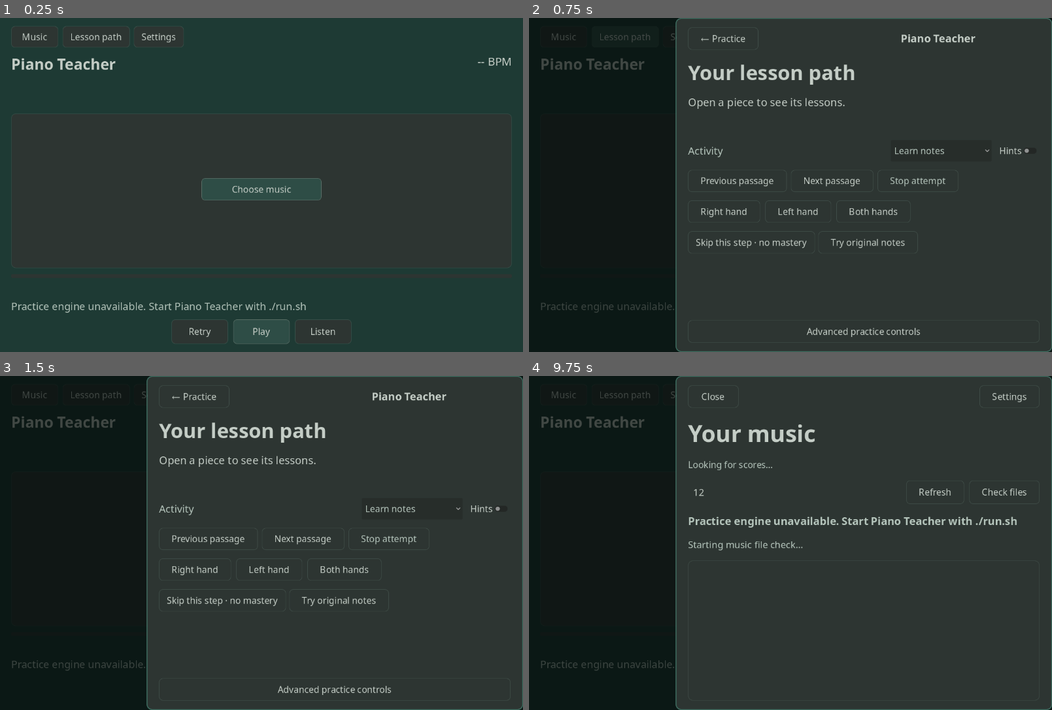
Above: before the commit, frames 1-4 (two rows, left to right).
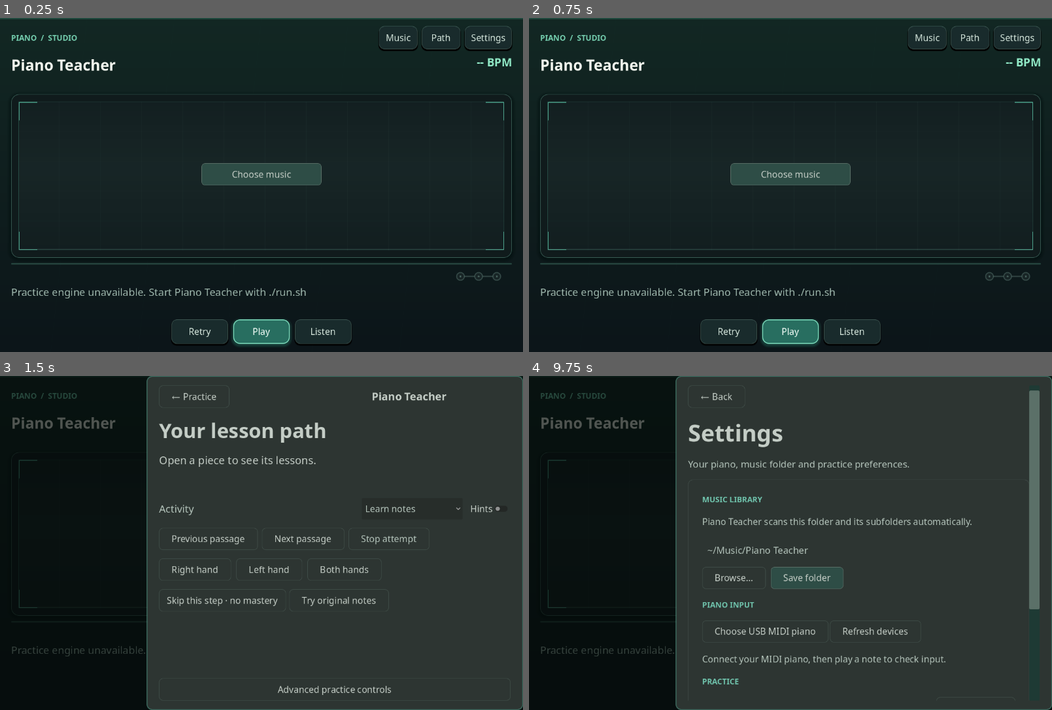
Above: after the commit, the same moments.

Repository: tpepels/piano_teacher
Game: Godot game, scene res://main.tscn
The game is run twice, just before and just after one commit, with the same random seed, the same clock (stepped at 60 frames per second) and the same inputs.
Inputs (mouse positions are in pixels of both pictures, inside the frame that each line leads up to):
- Up to frame 1 (0.25 s): no input
- Up to frame 2 (0.75 s): click (623, 38) at 0.5 s, where only the run before the commit has a clickable "Lesson path"
- Up to frame 3 (1.5 s): click (439, 396) at 1.25 s, where only the run after the commit has a clickable "Path"
- Up to frame 4 (9.75 s): click "Retry" at 2 s; click "Retry" at 2.75 s; click "Retry" at 3.5 s; click "Play" at 4.25 s; click "Play" at 5 s; click "Listen" at 5.75 s; click "Music" at 6.5 s; click (795, 492) at 7.27 s; type "12" at 7.35 s; click "Refresh" at 8 s; click "Check files" at 8.75 s; click "Settings" at 9.5 s

The runs differ from the first frame. In frame 1, 53% of the frame differs, in the area x 0-100%, y 2-100%; in frame 2, 53%; in frame 3, 0.7%; in frame 4, 5.6%.

Commit message:
Redesign practice as immersive piano game HUD with tactile transport, illuminated score and streak indicators

Diff:
--- a/godot/main.gd
+++ b/godot/main.gd
@@ -13,6 +13,9 @@
 const ChallengeFlow := preload("res://challenge_flow.gd")
 const LivingScore := preload("res://living_score.gd")
 const HintKeyboard := preload("res://hint_keyboard.gd")
+const GameBackdrop := preload("res://game_backdrop.gd")
+const GameStage := preload("res://game_stage.gd")
+const GameStreak := preload("res://game_streak.gd")
 
 var current_screen := "practice"
 var settings_return_screen := "practice"
@@ -39,6 +42,9 @@
 var practice_settings_button: Button
 var practice_navigation: HFlowContainer
 var practice_header: HBoxContainer
+var game_brand: Label
+var game_stage: Control
+var game_streak: Control
 var score_status_panel: CenterContainer
 var score_status_label: Label
 var score_retry_button: Button
@@ -475,8 +481,52 @@
     button.add_theme_color_override("font_disabled_color", MUTED)
     button.set_meta("ui_font_base", 15)
     button.add_theme_font_size_override("font_size", _ui_font(15))
+    button.mouse_default_cursor_shape = Control.CURSOR_POINTING_HAND
     button.pressed.connect(callback)
     return button
+
+
+func _game_button(button: Button, central := false) -> void:
+    # Buttons on the piano stage are instrument controls rather than
+    # generic form submissions. Keep a fixed tactile vocabulary.
+    button.add_theme_font_size_override("font_size", _ui_font(17 if central else 15))
+    var normal := StyleBoxFlat.new()
+    normal.bg_color = Color("#286E60") if central else Color("#192B2C")
+    normal.set_corner_radius_all(15 if central else 12)
+    normal.set_content_margin_all(12)
+    normal.set_border_width_all(2 if central else 1)
+    normal.border_color = Color("#8CF4D0", .90) if central else Color("#668C82", .55)
+    normal.shadow_color = Color("#3ABF9D", .22) if central else Color.BLACK
+    normal.shadow_size = 7 if central else 2
+    normal.shadow_offset = Vector2(0, 3)
+    button.add_theme_stylebox_override("normal", normal)
+    var hover := normal.duplicate() as StyleBoxFlat
+    hover.bg_color = Color("#378F76") if central else Color("#244340")
+    hover.border_color = Color("#B5FFE0")
+    hover.shadow_size = 12 if central else 4
+    button.add_theme_stylebox_override("hover", hover)
+    var pressed := normal.duplicate() as StyleBoxFlat
+    pressed.bg_color = Color("#205D53") if central else Color("#203733")
+    pressed.shadow_size = 0
+    pressed.shadow_offset = Vector2.ZERO
+    button.add_theme_stylebox_override("pressed", pressed)
+    var disabled := normal.duplicate() as StyleBoxFlat
+    disabled.bg_color = Color("#172324")
+    disabled.border_color = Color("#456059", .3)
+    disabled.shadow_size = 0
+    button.add_theme_stylebox_override("disabled", disabled)
+    var focus := normal.duplicate() as StyleBoxFlat
+    focus.bg_color = Color.TRANSPARENT
+    focus.border_color = Color("#D6FFE8")
+    focus.set_border_width_all(2)
+    focus.shadow_size = 0
+    button.add_theme_stylebox_override("focus", focus)
+    button.add_theme_color_override("font_color", Color("#F4FFF9") if central else Color("#D6E7DD"))
+    button.add_theme_color_override("font_hover_color", Color.WHITE)
+    button.add_theme_color_override("font_pressed_color", Color.WHITE)
+    button.add_theme_color_override("font_disabled_color", Color("#748B82"))
+    button.clip_text = false
+
 
 func _screen(name: String) -> MarginContainer:
     var panel := MarginContainer.new()
@@ -610,10 +660,8 @@
 func _build_interface() -> void:
     theme = Design.create()
     theme.default_font_size = _ui_font(16)
-    var background := ColorRect.new()
-    background.color = PAPER
+    var background := GameBackdrop.new()
     background.set_anchors_and_offsets_preset(Control.PRESET_FULL_RECT)
-    background.mouse_filter = Control.MOUSE_FILTER_IGNORE
     add_child(background)
 
     # Home: a title, one recent piece and two decisions, with ample whitespace.
@@ -797,7 +845,7 @@
     # Practice: standard engraving remains the central and dominant element.
     var practice_page := _screen("Practice")
     screens["practice"] = practice_page
-    var practice_layout := _stack(19)
+    var practice_layout := _stack(12)
     practice_layout_box = practice_layout
     practice_page.add_child(practice_layout)
     # Navigation and lesson metadata are separate rows. A long title or
@@ -807,9 +855,15 @@
     practice_navigation.add_theme_constant_override("v_separation", 8)
     practice_navigation.size_flags_horizontal = Control.SIZE_EXPAND_FILL
     practice_layout.add_child(practice_navigation)
+    game_brand = _label("PIANO  /  STUDIO", 13, Color("#75CEAF"), true)
+    game_brand.custom_minimum_size = Vector2(210, 42)
+    game_brand.size_flags_horizontal = Control.SIZE_EXPAND_FILL
+    game_brand.vertical_alignment = VERTICAL_ALIGNMENT_CENTER
+    practice_navigation.add_child(game_brand)
     practice_music_button = _button("Music", func(): _navigate("library"))
     practice_music_button.tooltip_text = "Choose a piece · Escape"
     practice_navigation.add_child(practice_music_button)
+    _game_button(practice_music_button)
     mode_choice = OptionButton.new()
     mode_choice.disabled = true
     mode_choice.fit_to_longest_item = false
@@ -829,9 +883,13 @@
     hints_toggle.tooltip_text = "Keep key hints visible while learning notes"
     hints_toggle.toggled.connect(func(enabled: bool): _send_action({"action":"hints", "enabled":enabled}))
     # Teaching hints are controlled in Lesson Path.
-    practice_navigation.add_child(_button("Lesson path", func(): _navigate("lesson")))
+    var path_button := _button("Path", func(): _navigate("lesson"))
+    path_button.tooltip_text = "Learning stages and advanced practice"
+    practice_navigation.add_child(path_button)
+    _game_button(path_button)
     practice_settings_button = _button("Settings", func(): _navigate("settings"))
     practice_navigation.add_child(practice_settings_button)
+    _game_button(practice_settings_button)
 
     practice_header = HBoxContainer.new()
     practice_header.add_theme_constant_override("separation", 20)
@@ -839,7 +897,7 @@
     var heading := _stack(2)
     heading.size_flags_horizontal = Control.SIZE_EXPAND_FILL
     practice_header.add_child(heading)
-    title_label = _label("Piano Teacher", 27, INK, true)
+    title_label = _label("Piano Teacher", 27, Color("#F3F7EF"), true)
     title_label.autowrap_mode = TextServer.AUTOWRAP_OFF
     title_label.clip_text = true
     title_label.text_overrun_behavior = TextServer.OVERRUN_TRIM_ELLIPSIS
@@ -852,7 +910,7 @@
     tempo.custom_minimum_size = Vector2(190, 0)
     tempo.size_flags_horizontal = Control.SIZE_SHRINK_END
     practice_header.add_child(tempo)
-    speed_label = _label("-- BPM", 20, INK)
+    speed_label = _label("-- BPM", 20, Color("#90E9C6"), true)
     speed_label.autowrap_mode = TextServer.AUTOWRAP_OFF
     speed_label.horizontal_alignment = HORIZONTAL_ALIGNMENT_RIGHT
     tempo.add_child(speed_label)
@@ -860,9 +918,8 @@
     hand_label.autowrap_mode = TextServer.AUTOWRAP_OFF
     hand_label.horizontal_alignment = HORIZONTAL_ALIGNMENT_RIGHT
     tempo.add_child(hand_label)
-    lesson_info_label = _label("", 17, INK)
+    lesson_info_label = _label("", 16, Color("#A9C2B7"))
     lesson_info_label.autowrap_mode = TextServer.AUTOWRAP_WORD_SMART
-    practice_layout.add_child(lesson_info_label)
     practice_stage_bar = HFlowContainer.new()
     practice_stage_bar.add_theme_constant_override("h_separation", 10)
     practice_stage_bar.add_theme_constant_override("v_separation", 6)
@@ -882,6 +939,16 @@
     practice_playback_banner.autowrap_mode = TextServer.AUTOWRAP_WORD_SMART
     practice_playback_banner.mouse_filter = Control.MOUSE_FILTER_IGNORE
     var score_panel := _card()
+    # One continuous performance stage, not another grey website card.
+    var stage_shell := StyleBoxFlat.new()
+    stage_shell.bg_color = Color("#101B1C")
+    stage_shell.set_corner_radius_all(18)
+    stage_shell.set_border_width_all(1)
+    stage_shell.border_color = Color("#609687", .6)
+    stage_shell.shadow_color = Color("#000E0D", .55)
+    stage_shell.shadow_size = 9
+    stage_shell.shadow_offset = Vector2(0, 3)
+    score_panel.add_theme_stylebox_override("panel", stage_shell)
     practice_score_panel = score_panel
     score_panel.size_flags_vertical = Control.SIZE_EXPAND_FILL
     practice_layout.add_child(score_panel)
@@ -897,6 +964,9 @@
     score_frame = score_area
     score_frame.clip_contents = true
     score_frame.resized.connect(_layout_moving_score)
+    game_stage = GameStage.new()
+    game_stage.set_anchors_and_offsets_preset(Control.PRESET_FULL_RECT)
+    score_frame.add_child(game_stage)
     score_content = Control.new()
     score_content.mouse_filter = Control.MOUSE_FILTER_IGNORE
     score_frame.add_child(score_content)
@@ -976,22 +1046,30 @@
     practice_progress = ProgressBar.new()
     practice_progress.show_percentage = false
     practice_progress.max_value = 1.0
-    practice_progress.custom_minimum_size = Vector2(0, 9)
-    practice_progress.add_theme_stylebox_override("background", Design.surface(Design.PANEL, 3))
-    practice_progress.add_theme_stylebox_override("fill", Design.surface(Design.SAGE, 3))
+    practice_progress.custom_minimum_size = Vector2(0, 4)
+    practice_progress.add_theme_stylebox_override("background", Design.surface(Color("#25443E"), 3))
+    practice_progress.add_theme_stylebox_override("fill", Design.surface(Color("#70E5BF"), 3))
     (practice_progress.get_theme_stylebox("background") as StyleBoxFlat).set_content_margin_all(0)
     (practice_progress.get_theme_stylebox("fill") as StyleBoxFlat).set_content_margin_all(0)
     practice_layout.add_child(practice_progress)
     var information := VBoxContainer.new()
     information.add_theme_constant_override("separation", 4)
     practice_layout.add_child(information)
-    progress_label = _label("", 17, INK)
+    var challenge_bar := HBoxContainer.new()
+    challenge_bar.add_theme_constant_override("separation", 18)
+    information.add_child(challenge_bar)
+    progress_label = _label("", 17, Color("#CDECDD"), true)
     progress_label.autowrap_mode = TextServer.AUTOWRAP_OFF
-    information.add_child(progress_label)
-    feedback_label = _label("Ready", 17, MUTED)
+    progress_label.clip_text = true
+    progress_label.text_overrun_behavior = TextServer.OVERRUN_TRIM_ELLIPSIS
+    challenge_bar.add_child(progress_label)
+    game_streak = GameStreak.new()
+    challenge_bar.add_child(game_streak)
+    feedback_label = _label("Ready", 16, Color("#A1BAAF"))
     feedback_label.autowrap_mode = TextServer.AUTOWRAP_WORD_SMART
     feedback_label.size_flags_horizontal = Control.SIZE_EXPAND_FILL
     information.add_child(feedback_label)
+    information.add_child(lesson_info_label)
     performance_review = VBoxContainer.new()
     performance_review.visible = false
     information.add_child(performance_review)
@@ -1014,13 +1092,16 @@
     practice_retry_button.tooltip_text = "Repeat the current passage · R"
     practice_retry_button.custom_minimum_size = Vector2(140 * ui_scale, 58 * ui_scale)
     controls.add_child(practice_retry_button)
+    _game_button(practice_retry_button)
     start_button = _button("Play", _toggle_playing, true)
     start_button.custom_minimum_size = Vector2(184 * ui_scale, 62 * ui_scale)
     controls.add_child(start_button)
+    _game_button(start_button, true)
     listen_button = _button("Listen", _listen_or_return_to_practice)
     listen_button.tooltip_text = "Hear this passage, or return to practice · L"
     listen_button.custom_minimum_size = Vector2(140 * ui_scale, 58 * ui_scale)
     controls.add_child(listen_button)
+    _game_button(listen_button)
     # Keyboard and Lesson Path retain Stop, passage navigation and mode
     # choices, without competing with the three routine controls.
     stop_button = _button("Stop attempt", func(): _send_action({"action": "stop"}))
@@ -1125,6 +1206,7 @@
     if practice_header == null:
         return
     practice_header.add_theme_constant_override("separation", 16)
+    game_brand.visible = width >= 1120.0
     practice_navigation.add_theme_constant_override("h_separation", 10 if width >= 1000.0 else 7)
     practice_navigation.add_theme_constant_override("v_separation", 7)
     if mode_choice != null:
@@ -1139,13 +1221,13 @@
             button.add_theme_font_size_override("font_size", font_size)
             var measured: float = button.get_theme_font("font").get_string_size(
                 button.text, HORIZONTAL_ALIGNMENT_LEFT, -1, font_size).x
-            button.custom_minimum_size = Vector2(maxf(110.0, measured + 36.0), 50.0)
+            button.custom_minimum_size = Vector2(maxf(90.0, measured + 30.0), 42.0 if compact else 45.0)
             button.clip_text = false
     if practice_controls != null:
-        practice_layout_box.add_theme_constant_override("separation", 10 if compact else 14)
-        score_frame.custom_minimum_size.y = 170 if compact else 220
+        practice_layout_box.add_theme_constant_override("separation", 8 if compact else 12)
+        score_frame.custom_minimum_size.y = 180 if compact else 240
         for side in ["left", "right", "top", "bottom"]:
-            score_margin_box.add_theme_constant_override("margin_" + side, 12 if compact else 20)
+            score_margin_box.add_theme_constant_override("margin_" + side, 8 if compact else 16)
         for child in practice_controls.get_children():
             if child is Button:
                 var button := child as Button
@@ -1161,6 +1243,7 @@
         speed_label.add_theme_font_size_override("font_size", _ui_font(19))
         hand_label.add_theme_font_size_override("font_size", _ui_font(15))
         progress_label.add_theme_font_size_override("font_size", _ui_font(16))
+        game_streak.custom_minimum_size = Vector2(130 if width < 950 else 155, 30)
         feedback_label.add_theme_font_size_override("font_size", _ui_font(17))
         lesson_info_label.add_theme_font_size_override("font_size", _ui_font(16))
         practice_playback_banner.add_theme_font_size_override("font_size", _ui_font(17))
@@ -1504,10 +1587,10 @@
             " · DONE" if complete else " · NOW" if active else " · LOCKED" if locked else " · NEXT")
         label.add_theme_color_override("font_color",
             Color("#79DAAD") if complete else INK if active else MUTED)
-        var style := Design.surface(Design.PINE if active else Design.PANEL, 6)
+        var style := Design.surface(Color("#1C4940") if active else Color("#162725"), 10)
         style.set_content_margin_all(8)
         style.set_border_width_all(2 if active else 1)
-        style.border_color = ACCENT if active else Color(Design.SLATE, .35)
+        style.border_color = Color("#8DE9C9") if active else Color("#385850", .72)
         label.add_theme_stylebox_override("normal", style)
 
 
@@ -1789,6 +1872,8 @@
     var started_ms: int = state_request_started_ms if sample_started_ms < 0 else sample_started_ms
     last_state_tick = int((started_ms + Time.get_ticks_msec()) / 2.0)
     if not bool(parsed.get("loaded", false)):
+        game_stage.present(parsed)
+        game_streak.present({})
         mode_choice.disabled = true
         feedback_label.text = str(parsed.get("feedback", "Open a score"))
         _refresh_score_status()
@@ -1901,6 +1986,7 @@
         var button: Button = hand_buttons[hand]
         button.disabled = not parsed.get("hands", []).has(hand) or str(parsed.get("hand", "")) == hand
     practice_progress.value = float(parsed.get("progress", 0.0))
+    game_stage.present(parsed)
     stop_button.disabled = not bool(parsed.get("running", false))
     var phase: String = str(parsed.get("phase", "ready"))
     if not bool(parsed.get("paused", false)):
@@ -2003,6 +2089,7 @@
     # The backend's judged take and persisted streak are the ONLY sources
     # for this three-clean-pass challenge. No UI-side scoring or timers.
     var challenge: Dictionary = ChallengeFlow.present(parsed)
+    game_streak.present(challenge)
     if bool(challenge.get("visible", false)):
         progress_label.text = str(challenge.get("label", ""))
         progress_label.tooltip_text = str(challenge.get("detail", ""))
@@ -2016,6 +2103,10 @@
             progress_label.text = hand_unlock_message
             progress_label.add_theme_color_override("font_color", Color("#78DBAD"))
             progress_label.tooltip_text = hand_unlock_message
+    # Contextual information appears when learning, waiting or reviewing;
+    # a running performance gives the stave as much space as possible.
+    lesson_info_label.visible = (learning or phase not in ["playing", "count_in"]
+        or bool(parsed.get("guided_recovery", false)))
     start_button.text = "Resume  ·  Space" if bool(parsed.get("paused", false)) else "Pause  ·  Space" if active_transport else "Start  ·  Space"
     if learning:
         start_button.text = "Resume  ·  Space" if phase == "paused" else "Try rhythm · Space" if phase in ["guided_complete", "disconnected"] else "Pause  ·  Space" if phase in ["guided_wait", "loading"] else "Learn · Space"
